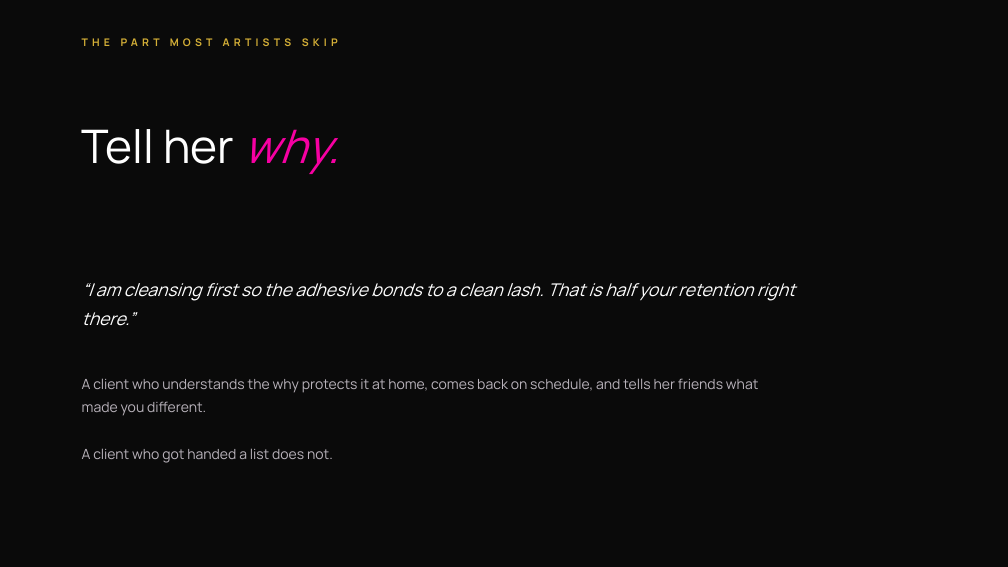
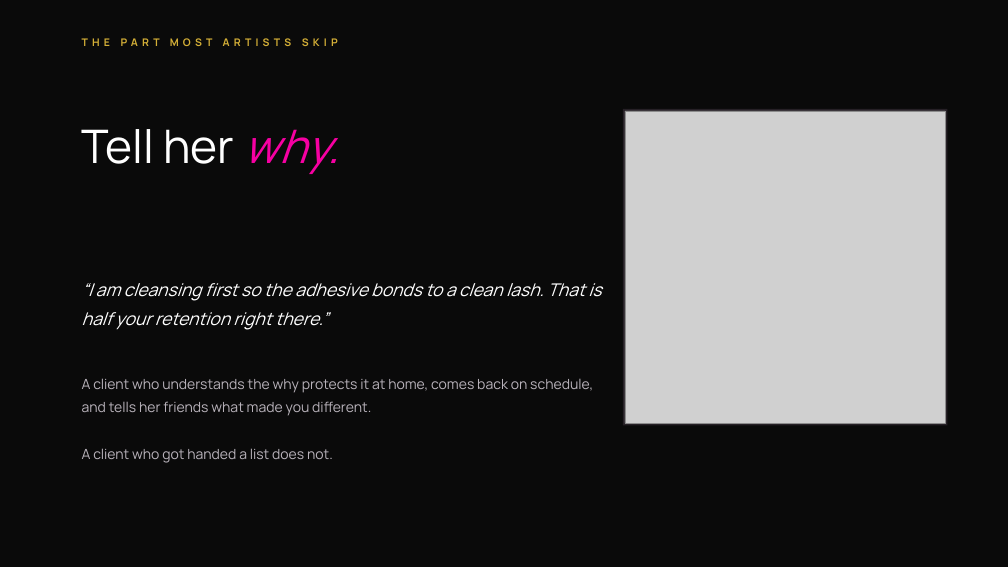
Before and after one commit to destynibeauty-creator/RLU-OFFER, a slide deck: slide 27 of slides/The-Retention-Room.pptx (slide 23 before the commit). Drawn at 1008x567 pixels with LibreOffice and Linux fonts; fonts in the diff are those of the drawing; grey boxes stand for pictures. Boxes give left, top, right and bottom in pixels: in the first picture for what was removed or moved away, otherwise in the second. Text is boxed around its words. In the diff, an @@ line names an element or a change of style, - is before the commit and + after.

```diff
--- a/slides/The-Retention-Room.pptx
+++ b/slides/The-Retention-Room.pptx
@@ rectangle added at [623, 109, 948, 425], fill #262026 @@
@@ picture added at [625, 111, 946, 423] @@
@@ text "“I am cleansing first so ..." rewrapped from [82, 283, 795, 326] to [82, 283, 601, 330] @@
@@ text "A client who understands the ..." rewrapped from [82, 378, 758, 463] to [82, 378, 593, 463] @@
```
Also in this commit, not shown: 18 other slides changed, 7 slides added, 1 slide removed, 26 other files.
